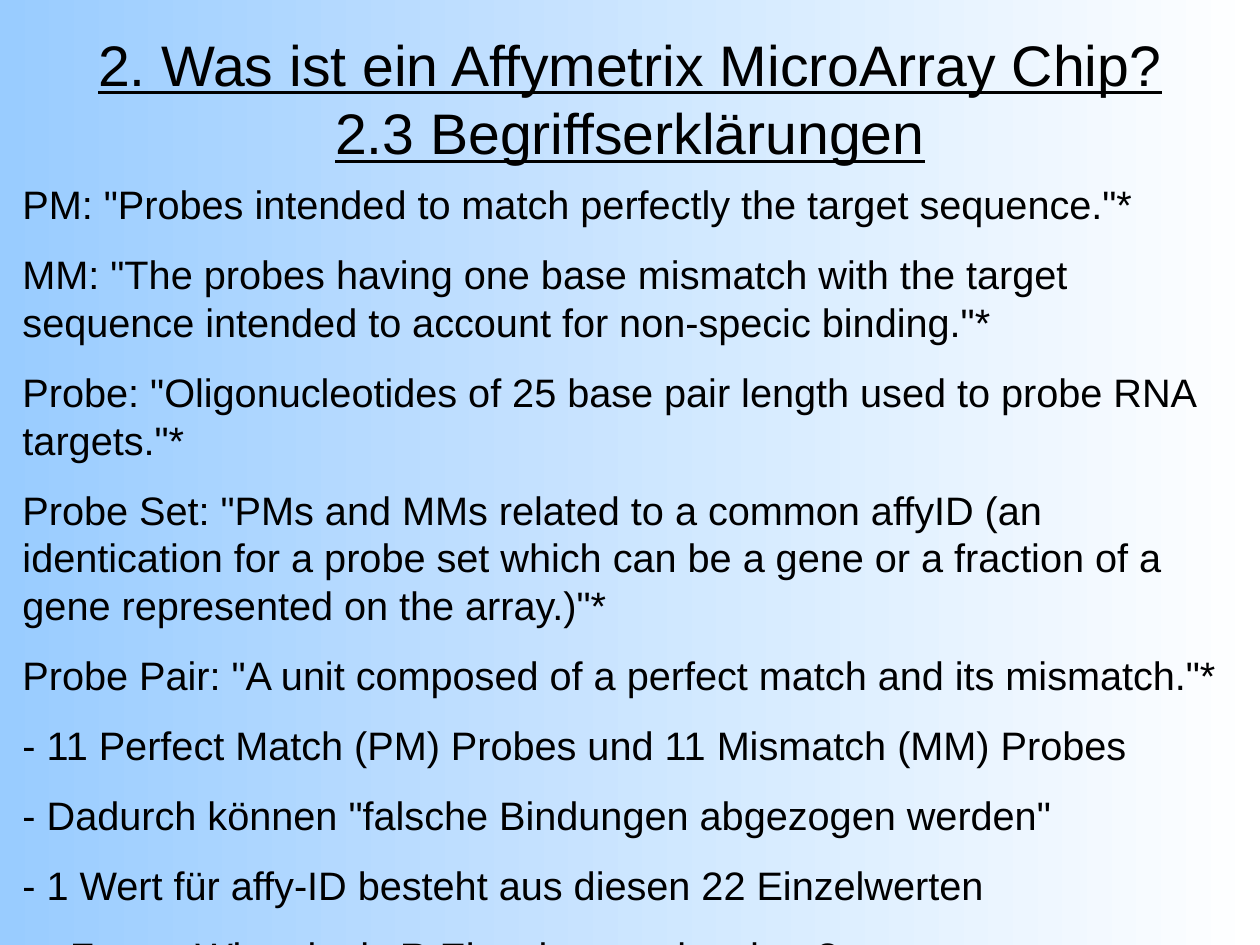
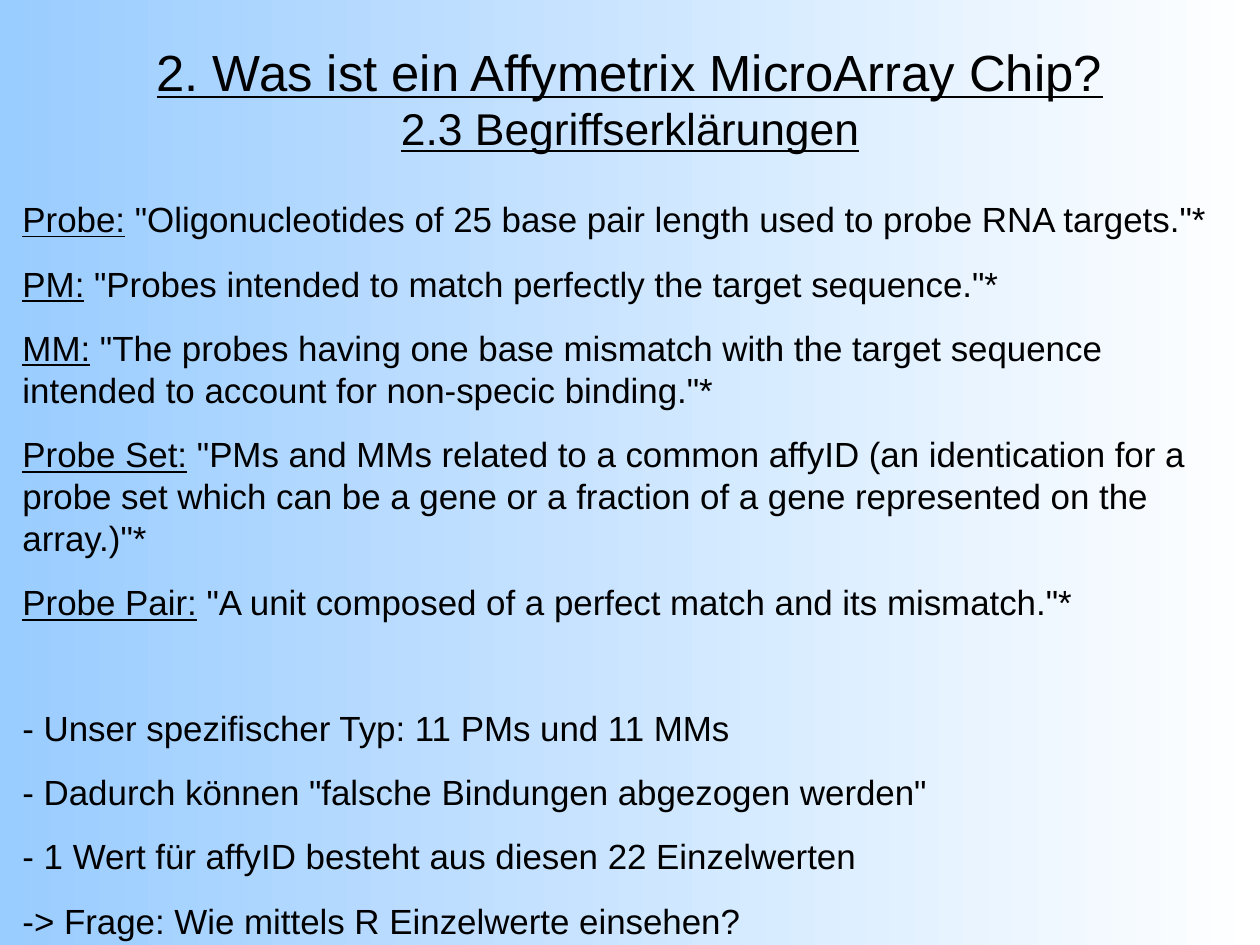
Before and after one commit to emmkey/GenEx, a slide deck: slide 6 of W1 Praesentation.odp. Drawn at 1260x945 pixels with LibreOffice and Linux fonts; fonts in the diff are those of the drawing. Boxes give left, top, right and bottom in pixels: in the first picture for what was removed or moved away, otherwise in the second. Text is boxed around its words. In the diff, an @@ line names an element or a change of style, - is before the commit and + after.

```diff
--- a/W1 Praesentation.odp
+++ b/W1 Praesentation.odp
@@ title "2. Was ist ein Affymetrix ..." at box(157, 54, 1102, 155): size 36 to 32 pt in "2. Was ist ein Affymetrix MicroArray Chip?"; size 36 to 28 pt in "2.3 Begriffserklärungen" @@
@@ text at box(22, 206, 1205, 239): paragraph added @@
+Probe: "Oligonucleotides of 25 base pair length used to probe RNA targets."*
@@ text "Probe: "Oligonucleotides of 25 base ...": place and size @@
-text "Probe: "Oligonucleotides of 25 base ..." at box(22, 190, 1215, 908)
+text "Probe: "Oligonucleotides of 25 base ..." at box(22, 206, 1205, 941)
@@ text at box(22, 271, 1184, 812): size 25 to 22 pt in "PM: "Probes intended to match perfectly the ...", "MM: "The probes having one base mismatch ...", "Probe Set: "PMs and MMs related to ...", "Probe Pair: "A unit composed of a ..." and 1 more places; underline on in "PM:", "MM:", "Probe Set:", "Probe Pair:" @@
@@ text at box(22, 378, 1197, 462): paragraph removed @@
-Probe: "Oligonucleotides of 25 base pair length used to probe RNA targets."*
@@ text at box(44, 715, 730, 747): text changed; size 25 to 22 pt @@
-- 11 Perfect Match (PM) Probes und 11 Mismatch (MM) Probes
+- Unser spezifischer Typ: 11 PMs und 11 MMs
@@ text at box(44, 843, 855, 941): text changed; size 25 to 22 pt @@
-- 1 Wert für affy-ID besteht aus diesen 22 Einzelwerten
--> Frage: Wie mittels R Einzelwerte einsehen? * Aus R Dokumentation d. libary "affy"
+- 1 Wert für affyID besteht aus diesen 22 Einzelwerten
+-> Frage: Wie mittels R Einzelwerte einsehen?
+* Definitionen aus R Dokumentation d. libary "affy"
```
Also in this commit, not shown: 11 other slides changed, 2 slides added.
